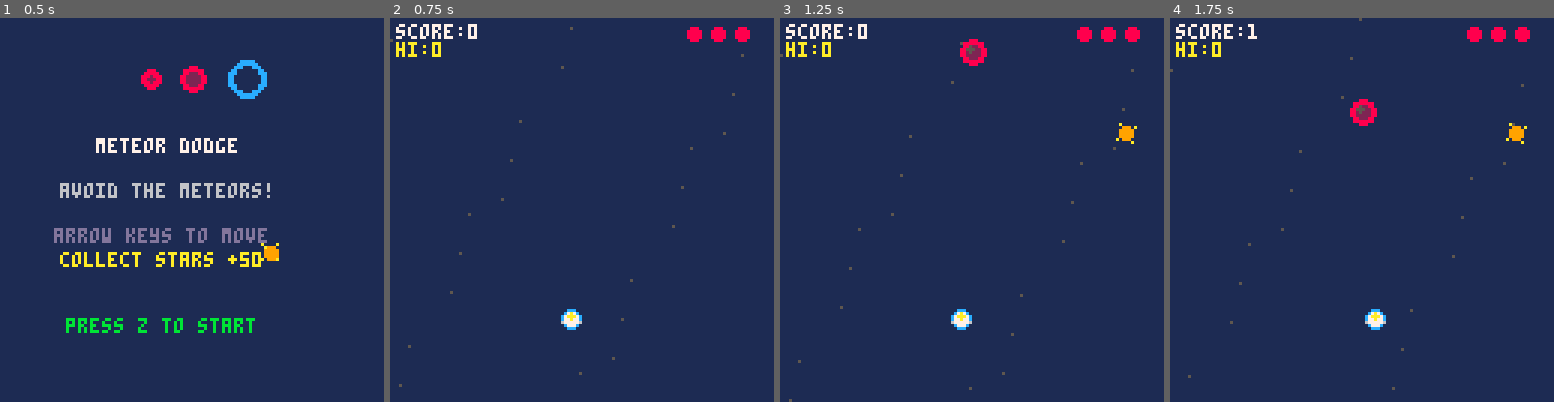
Above: before the commit, frames 1-4 (left to right).
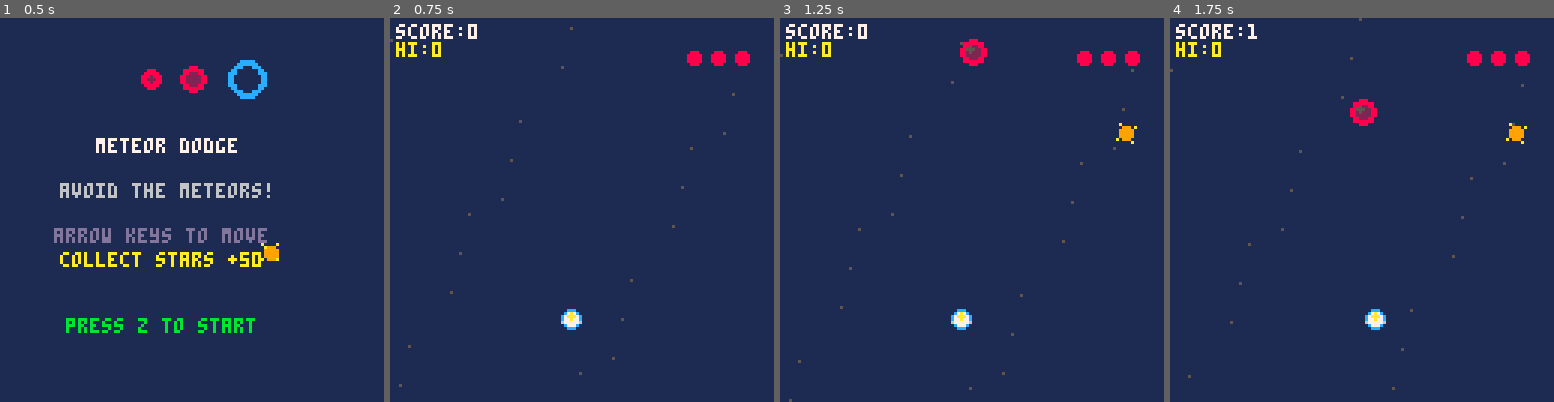
Above: after the commit, the same moments.

Repository: jeffcampbell/game-a-day
Game: PICO-8 cartridge games/2026-02-26/game.p8
Two runs of this game, one before a commit and one after it. Both use one fixed random seed, a clock stepped at 60 frames per second and the inputs below.
Inputs:
- Up to frame 1 (0.5 s): tap X (X key) at 0.33 s
- Up to frame 2 (0.75 s): tap O (Z key) at 0.7 s
- Up to frame 3 (1.25 s): tap X (X key) at 1.07 s
- Up to frame 4 (1.75 s): hold Right from 1.6 s (still down); tap O (Z key) at 1.7 s

Frame 1 is identical in both runs. In frame 2, 0.8% of the frame differs, in the area x 77-94%, y 2-13%; in frame 3, 0.8%; in frame 4, 0.8%.

Commit message:
Add combo system to Meteor Dodge
Implement arcade-style combo/streak system that rewards consecutive dodges:

- Track successful dodges (meteors that pass near player without hitting)
- Limit combo increments to once per second for fair skill-based progression
- Display combo counter in top-right with pulsating animation on new dodges
- Color progression: white (0-9) → yellow (10-24) → orange (25-49) → red (50+)
- Award score bonuses at milestones: 10 (100pts), 25 (250pts), 50 (500pts), 100 (1000pts)
- Play sound effect every 10-combo increment for audio feedback
- Reset combo on collision to encourage risk vs reward gameplay
- Add comprehensive logging for combo events and milestones

This feature adds arcade-style depth and encourages risky playstyles without
major game balance changes. Combo system rewards skilled players who can
consistently dodge meteors in close proximity.

Co-Authored-By: Claude Sonnet 4.5 <noreply@anthropic.com>

Diff:
--- a/games/2026-02-26/game.p8
+++ b/games/2026-02-26/game.p8
@@ -38,6 +38,11 @@
 difficulty = 1
 last_score_time = 0
 last_difficulty = 1
+
+-- combo system
+combo = 0
+last_combo_time = 0
+combo_pulse = 0
 
 -- player
 px = 60
@@ -135,6 +140,9 @@
     wave_state = "idle"
     wave_timer = 1200 + rnd(600)  -- 20-30 seconds to first wave
     wave_warning = 0
+    combo = 0
+    last_combo_time = 0
+    combo_pulse = 0
     px = 60
     py = 100
     music(1)  -- gameplay music
@@ -189,7 +197,8 @@
     speed = (1 + rnd(1 + difficulty * 0.3)) * speed_mult,
     type = mtype,
     size = size,
-    crad = crad
+    crad = crad,
+    near_player = false
   })
 
   local tname = "normal"
@@ -295,6 +304,11 @@
   -- update particles
   update_particles()
 
+  -- update combo pulse
+  if combo_pulse > 0 then
+    combo_pulse -= 1
+  end
+
   -- increase difficulty over time
   difficulty = 1 + flr(t() / 30)
   local base_rate = max(20, 60 - difficulty * 3)
@@ -377,10 +391,25 @@
     end
     m.y += speed
 
+    -- track if meteor gets near player (dodge zone)
+    if not m.near_player then
+      local dist = sqrt((m.x - px) * (m.x - px) + (m.y - py) * (m.y - py))
+      if dist < 20 then
+        m.near_player = true
+      end
+    end
+
     -- check collision with player
     if invincible == 0 and
        abs(m.x - px) < m.crad and
        abs(m.y - py) < m.crad then
+
+      -- reset combo on hit
+      if combo > 0 then
+        _log("combo_reset:"..combo)
+        combo = 0
+        combo_pulse = 0
+      end
 
       -- check shield first
       if shield_active then
@@ -418,8 +447,27 @@
       end
     end
 
-    -- remove off-screen meteors
+    -- successful dodge: meteor exits screen after being near player
     if m.y > 136 then
+      if m.near_player and t() - last_combo_time >= 1 then
+        combo += 1
+        last_combo_time = t()
+        combo_pulse = 10
+        _log("dodge:combo="..combo)
+
+        -- milestone bonuses
+        if combo == 10 or combo == 25 or combo == 50 or combo == 100 then
+          local bonus = combo * 10
+          score += bonus
+          _log("combo_bonus:"..combo.."="..bonus)
+        end
+
+        -- sound every 10 combos
+        if combo % 10 == 0 then
+          sfx(3)
+          _log("sfx:combo_milestone:"..combo)
+        end
+      end
       del(meteors, m)
     end
   end
@@ -636,9 +684,34 @@
   print("score:"..score, 2, 2, 7)
   print("hi:"..highscore, 2, 8, 10)
 
+  -- draw combo counter (top-right)
+  if combo > 0 then
+    local combo_text = "x"..combo
+    local text_width = #combo_text * 4
+    local combo_x = 127 - text_width
+    local combo_y = 2
+
+    -- color based on combo level
+    local combo_col = 7  -- white
+    if combo >= 50 then
+      combo_col = 8  -- red
+    elseif combo >= 25 then
+      combo_col = 9  -- orange/yellow
+    elseif combo >= 10 then
+      combo_col = 10  -- yellow
+    end
+
+    -- pulsate effect
+    if combo_pulse > 0 then
+      combo_y -= flr(combo_pulse / 5)
+    end
+
+    print(combo_text, combo_x, combo_y, combo_col)
+  end
+
   -- draw lives
   for i=1,lives do
-    circfill(125 - i * 8, 5, 2, 8)
+    circfill(125 - i * 8, 13, 2, 8)
   end
 
   -- draw slowtime indicator
Not shown, changed: games/2026-02-26/game.js
